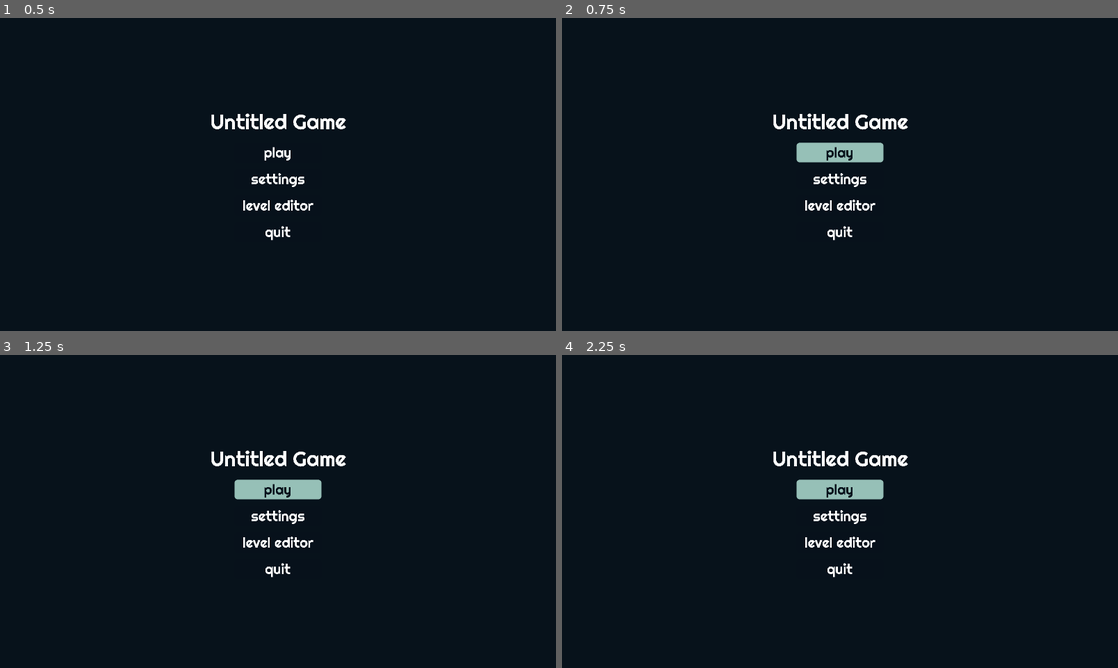
Above: before the commit, frames 1-4 (two rows, left to right).
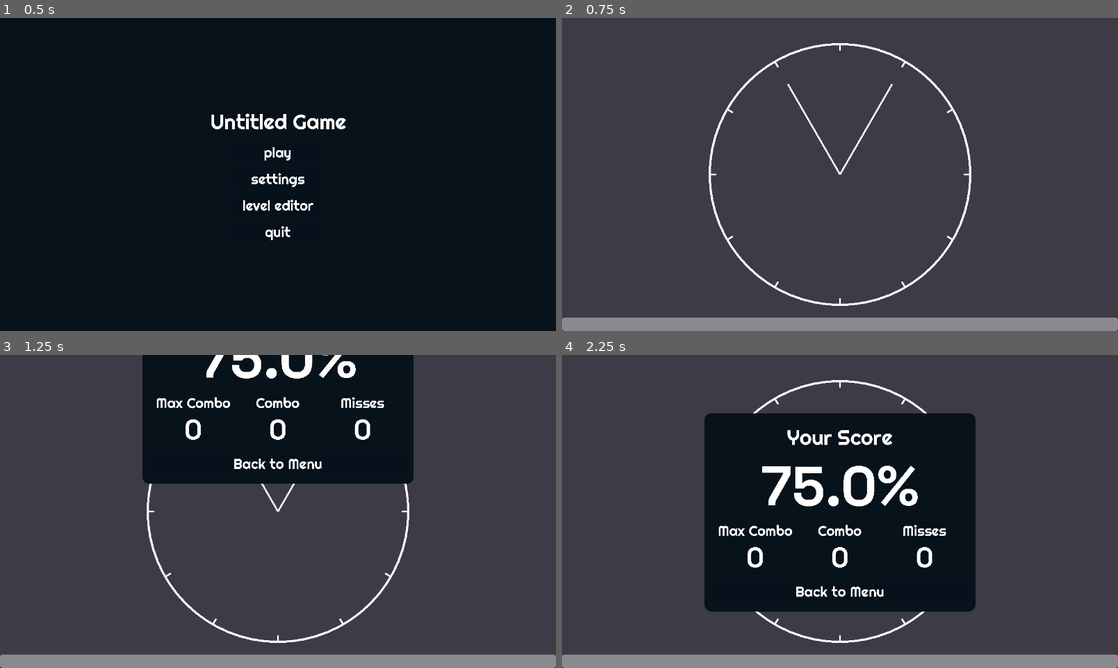
Above: after the commit, the same moments.

Repository: jollyroger182/clocked-in
Game: Godot game, scene res://scenes/menu/menu.tscn
The game is run twice, just before and just after one commit, with the same random seed, the same clock (stepped at 60 frames per second) and the same inputs. Sound files missing from this copy of the repository are replaced by a short silence.
Inputs (mouse positions are in pixels of both pictures, inside the frame that each line leads up to):
- Up to frame 1 (0.5 s): no input
- Up to frame 2 (0.75 s): click "play" at 0.5 s
- Up to frame 3 (1.25 s): no input
- Up to frame 4 (2.25 s): click (840, 464) at 1.25 s, where only the run after the commit has a clickable "Back to Menu"; click (840, 489) at 2 s, where only the run before the commit has a clickable "play"

Frame 1 is identical in both runs. In frame 2, 100% of the frame differs, in the area x 0-100%, y 0-100%; in frame 3, 83%; in frame 4, 74%.

Commit message:
helth and healing again

Diff:
--- a/scenes/game/game.gd
+++ b/scenes/game/game.gd
@@ -97,7 +97,7 @@
 		stats['percentage_notes'] = (stats['num_notes'] - stats['misses']) / float(stats['num_notes'])
 		stats['percentage_score'] = stats['score'] / float(GameState.tiers[0]['score'] * stats['num_notes'])
 		stats['percentage_overall'] = stats['percentage_notes'] * 0.75 + stats['percentage_score'] * 0.25
-		stats['percentage_overall'] = stats['percentage_notes'] * 0.04 + stats['percentage_score'] * 0.01 + 0.95
+		#stats['percentage_overall'] = stats['percentage_notes'] * 0.04 + stats['percentage_score'] * 0.01 + 0.95
 		stats['percentage_overall'] = clamp(stats['percentage_overall'], 0.0, 1.0)
 		print("final stats:", stats)
 		$menus/summary.set_text(stats['percentage_overall'], stats['max_combo'], stats['combo'], stats['misses'])
--- a/scenes/game/game.tscn
+++ b/scenes/game/game.tscn
@@ -73,7 +73,6 @@
 position = Vector2(1200, 688)
 emitting = false
 amount = 200
-texture = ExtResource("10_4j704")
 lifetime = 4.0
 one_shot = true
 explosiveness = 0.96
@@ -91,17 +90,13 @@
 scale_amount_min = 0.8
 scale_amount_max = 1.2
 color = Color(0, 2.594, 4.005, 1)
-color_ramp = SubResource("Gradient_4j704")
-color_initial_ramp = SubResource("Gradient_kp23o")
 hue_variation_min = -1.0
 hue_variation_max = 1.0
-hue_variation_curve = SubResource("Curve_5jirj")
 
 [node name="confetti2" type="CPUParticles2D" parent="."]
 position = Vector2(-224, 672)
 emitting = false
 amount = 200
-texture = ExtResource("10_4j704")
 lifetime = 4.0
 one_shot = true
 explosiveness = 0.97
@@ -119,11 +114,8 @@
 scale_amount_min = 0.8
 scale_amount_max = 1.2
 color = Color(0, 2.594, 4.005, 1)
-color_ramp = SubResource("Gradient_4j704")
-color_initial_ramp = SubResource("Gradient_kp23o")
 hue_variation_min = -1.0
 hue_variation_max = 1.0
-hue_variation_curve = SubResource("Curve_5jirj")
 
 [node name="menus" type="CanvasLayer" parent="."]
 process_mode = 3
--- /dev/null
+++ b/scenes/menu/countdown.gd
@@ -0,0 +1,23 @@
+extends Control
+
+func start_countdown():
+	visible = true
+	_countdown(0)
+
+func _countdown(idx : int):
+	var tween = get_tree().create_tween()
+
+	var displayed_node = get_child(idx)
+	var start_pos = displayed_node.position
+	displayed_node.visible = true
+	tween.set_pause_mode(Tween.TWEEN_PAUSE_PROCESS)
+	tween.tween_property(displayed_node, "position", displayed_node.position + Vector2.UP*10, 0.5).set_ease(Tween.EASE_OUT)
+	await tween.finished
+	displayed_node.visible = false
+	displayed_node.position = start_pos
+	print(get_child_count(), " ", idx+1)
+	if idx+1<get_child_count():
+		_countdown(idx+1)
+	else:
+		get_tree().paused = false
+		visible = false
Not shown, added: scenes/menu/countdown.gd.uid
